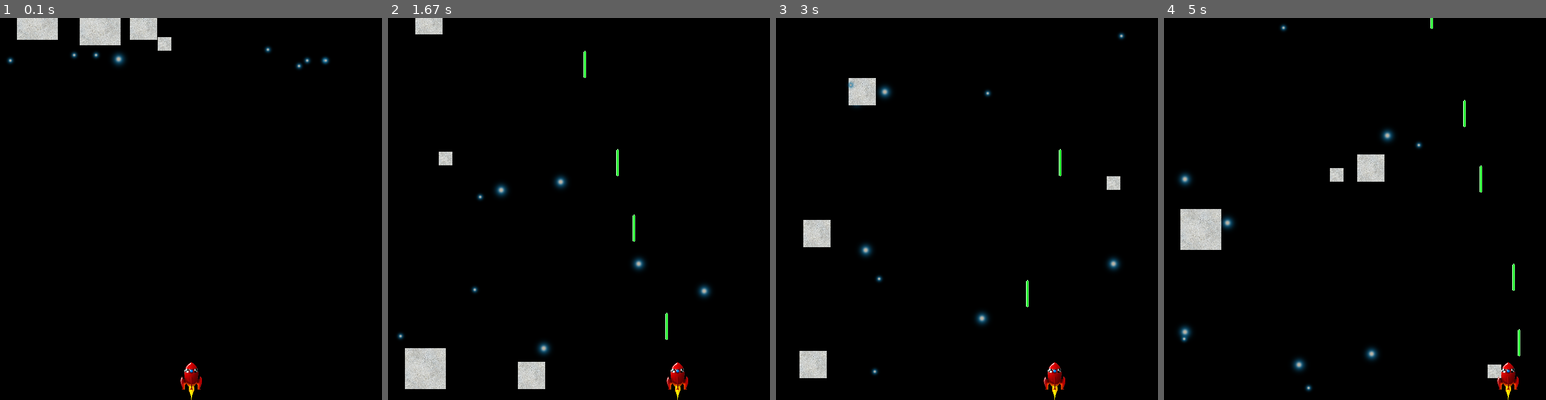
Above: before the commit, frames 1-4 (left to right).
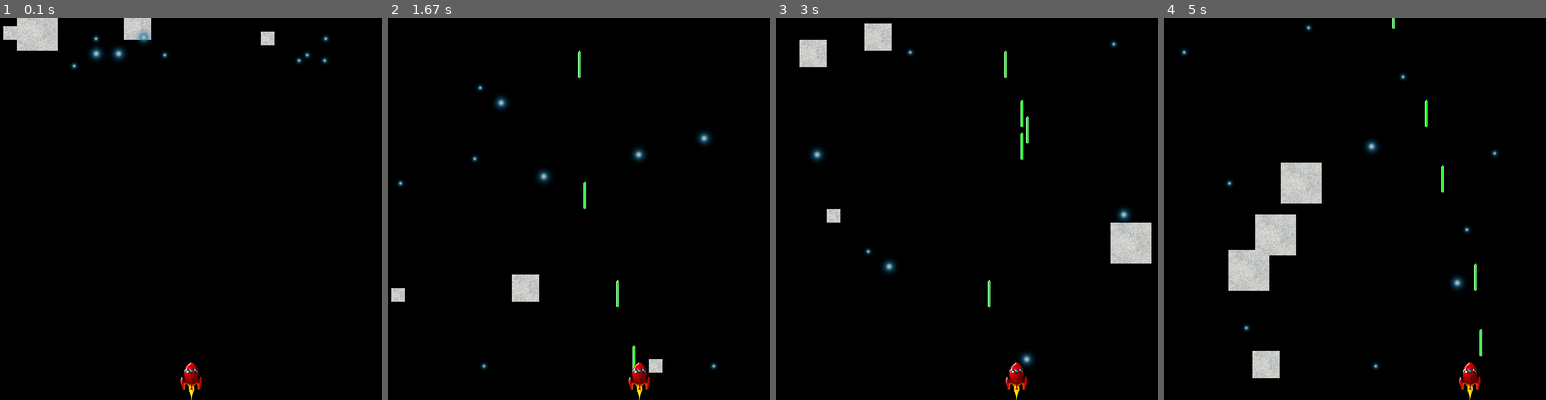
Above: after the commit, the same moments.

Repository: tyomies123/asteroid-game
Game: pygame game, started from asd.py
Two runs of this game, one before a commit and one after it. Both use one fixed random seed, a clock stepped at 60 frames per second and the inputs below.
Inputs:
- Up to frame 1 (0.1 s): no input
- Up to frame 2 (1.67 s): tap Space at 0.33, 0.73, 1.03, 1.23, 1.53 s; hold Right 0.67-1.13 s; hold Right 1.17-1.63 s
- Up to frame 3 (3 s): hold Left 2.23-2.63 s; tap Space at 2.3, 2.73 s; hold Right from 2.67 s (still down)
- Up to frame 4 (5 s): tap Space at 3.03, 3.4, 3.7, 3.9, 4.2, 4.4, 4.7, 4.9 s; release Right at 3.3 s; hold Left 3.33-3.8 s; hold Right 3.83-4.3 s; hold Right 4.33-4.8 s; hold Left from 4.83 s (still down)

The runs differ from the first frame. In frame 1, 2.5% of the frame differs, in the area x 0-87%, y 0-14%; in frame 2, 5.0%; in frame 3, 5.8%; in frame 4, 8.0%, in the area x 3-94%, y 0-100%.

Commit message:
extra health

Diff:
--- a/AttackObject.py
+++ b/AttackObject.py
@@ -27,6 +27,3 @@
     def render(self):
         self.rect.move_ip(0, 0 - self.speed)
         self.proj_plain.draw(self.screen)
-
-    def hit(self):
-        pass
--- /dev/null
+++ b/ExtraHealth.py
@@ -0,0 +1,9 @@
+import pygame
+
+from random import *
+from pygame.locals import *
+from PowerUp import PowerUp
+
+class ExtraHealth(PowerUp):
+    def __init__(self, powerup_image, size, speed, screen):
+        PowerUp.__init__(self, "extra_health.png", size, speed, screen)
--- a/FallingObject.py
+++ b/FallingObject.py
@@ -9,8 +9,10 @@
         self.minmax = minmax
         self.speed = speed
         self.screen = screen
+
         self.image_file = object_image
         self.object_image = pygame.image.load(self.image_file)
+
         self.reset()
 
     def fallmove(self):
--- a/Field.py
+++ b/Field.py
@@ -16,31 +16,48 @@
         if targetclass == "Asteroid":
             return Asteroid(object_minmax, object_speed, screen)
 
+    def create_PowerUp(self, typ, powerup_size, powerup_speed, screen):
+        targetclass = typ.capitalize()
+
+        if targetclass == "Extra Health":
+            return ExtraHealth(powerup_size, powerup_speed, screen)
+
 class Field():
     def __init__(self, object_num, screen):
         self.objects = []
+        self.powerups = []
         self.screen = screen
 
         factory = FieldObjectFactory()
 
         asteroid_count = 0
+##        wait = 0
 
         for n in range(0, object_num):
-            choice = randint(0, 1)
 
-            if choice == 0:    #Asteroid + star
-                if asteroid_count < 4:
-                    self.objects.append(factory.create_FallingObject("Asteroid", [25, 100], randrange(15, 31, 5), screen))
-                    self.objects.append(factory.create_FallingObject("Star", [25, 75], randrange(30, 51, 5), screen))
-                    asteroid_count = asteroid_count + 1
+            #Spawn Asteroid + Star
+            if asteroid_count < 4:
+                self.objects.append(factory.create_FallingObject("Asteroid", [25, 100], randrange(15, 31, 5), screen))
+                self.objects.append(factory.create_FallingObject("Star", [25, 75], randrange(30, 51, 5), screen))
+                asteroid_count = asteroid_count + 1
 
-                else:
-                    self.objects.append(factory.create_FallingObject("Star", [25, 75], randrange(20, 51, 5), screen))
-
-            elif choice == 1:  #Star
+            #Spawn Star
+            else:
                 self.objects.append(factory.create_FallingObject("Star", [25, 75], randrange(20, 51, 5), screen))
 
+##        chance = randint(1, 25)
+##
+##            #Spawn Extra Health
+##            if chance <= 5:
+##                self.powerups.append(factory.create_PowerUp("Extra Health", 50, 25, screen))
+##                while wait < 200:
+##                    wait = wait + 1
+##
+##            wait = 0
+
         self.field_plain = pygame.sprite.RenderPlain(self.objects)
+
+
 
     def render(self):
         for object in self.objects:
--- /dev/null
+++ b/PowerUp.py
@@ -0,0 +1,26 @@
+import pygame
+
+from random import *
+from pygame.locals import *
+
+class PowerUp(pygame.sprite.Sprite):
+    def __init__(self, powerup_image, size, speed, screen):
+        self.size = size
+        self.speed = speed
+        self.screen = screen
+
+        self.image_file = powerup_image
+        self.powerup_image = pygame.image.load(self.image_file)
+
+        self.start()
+
+    def fallmove(self):
+        self.rect.move_ip(0, self.speed)
+
+    def start(self):
+        self.image = pygame.transform.scale(self.powerup_image, (self.size, self.size))
+        self.rect = self.image.get_rect()
+        self.powerup_plain = pygame.sprite.RenderPlain(self)
+
+        self.rect.x = randint(0, self.screen.get_width() - self.size)
+        self.rect.y = 0 - self.size
--- a/Rocket.py
+++ b/Rocket.py
@@ -35,9 +35,11 @@
 
     def hit(self):
         self.hp = self.hp - 1
+        print("Hit! HP left: ", self.hp)
         time.sleep(1)
 
         if self.hp <= 0:
+            print("Game Over!")
             time.sleep(2)
             sys.exit()
 
--- a/asd.py
+++ b/asd.py
@@ -6,9 +6,6 @@
 from random import *
 
 from Rocket import Rocket
-##from Asteroid import Asteroid
-##from Star import Star
-##from RocketProjectile import RocketProjectile
 from Field import Field
 
 
@@ -27,11 +24,6 @@
 rocket_spawn_y = screen.get_height() - rocket_height
 rocket_hp = 3
 
-#Rocket projectile
-##projectile_width = 3
-##projectile_height = 70
-##projectile_speed = 30
-
 #NPC settings
 background_image = 'background.png'
 object_num = 10
@@ -47,12 +39,12 @@
 #Background
 background = pygame.transform.scale(pygame.image.load(background_image), (screen_x, screen_y)).convert()
 
-#Main loop
+#Main loop and variables
 clock = pygame.time.Clock()
 ticks = 20
 finish = False
 projectile_list = []
-
+score = 0
 
 while not finish:
 
@@ -66,9 +58,10 @@
             finish = True
             sys.exit()
 
+        #Create projectile
         if event.type == KEYDOWN:
             if event.key == K_SPACE:
-                projectile_list.append(rocket.shoot())    #Create projectile
+                projectile_list.append(rocket.shoot())
 
 
     if move_command[K_LEFT]:
@@ -85,6 +78,8 @@
         projectile.render()
         if world.projectile_collision_check(projectile):
             projectile_list.remove(projectile)
+            score = score + 1
+            print("Score: ", score)
     rocket.render()
 
     #Update display
Binary file added: extra_health.png
Not shown, changed: planning and progress
